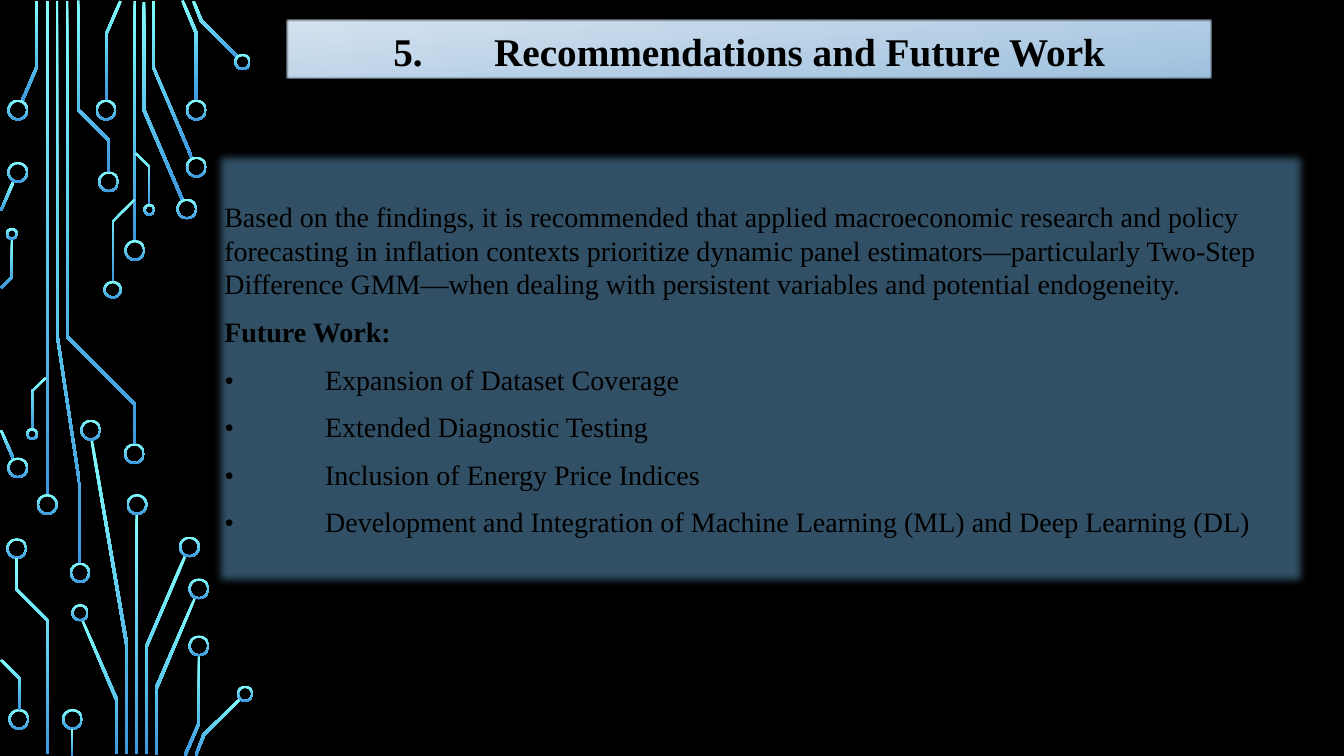
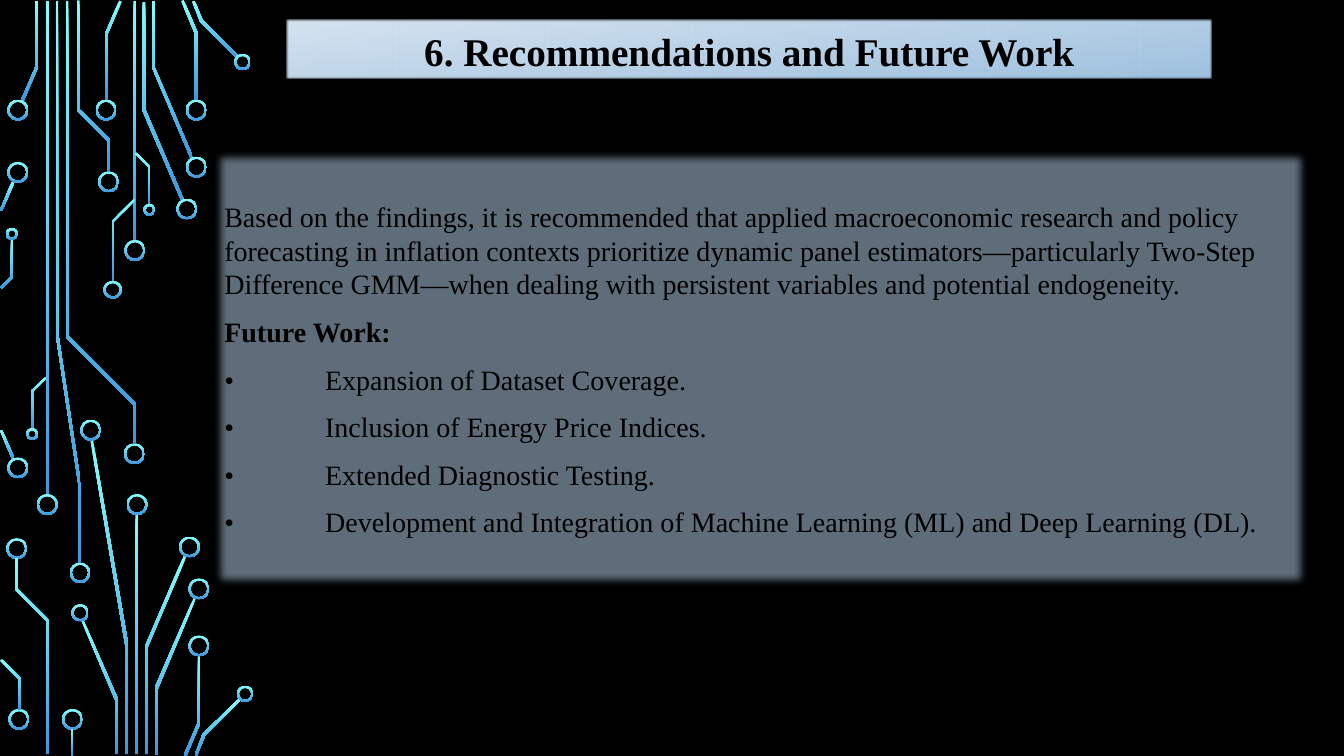
Before and after one commit to MohamedataS/Inflation-Forecasting-PanelModels, a slide deck: slide 23 of 07-Report/Presentation.pptx. Drawn at 1344x756 pixels with LibreOffice and Linux fonts; fonts in the diff are those of the drawing; background and template pictures are left out. Boxes give left, top, right and bottom in pixels: in the first picture for what was removed or moved away, otherwise in the second. Text is boxed around its words. In the diff, an @@ line names an element or a change of style, - is before the commit and + after.

```diff
--- a/07-Report/Presentation.pptx
+++ b/07-Report/Presentation.pptx
@@ title at [424, 38, 1074, 67]: text changed @@
-5. Recommendations and Future Work
+6. Recommendations and Future Work
@@ subtitle "Based on the findings, it ..." at [214, 151, 1307, 587]: fill #63A0CC at 50% opacity to #BEDCF4 at 50% opacity @@
@@ subtitle at [325, 370, 1256, 538]: text changed @@
-• Expansion of Dataset Coverage
-• Extended Diagnostic Testing
-• Inclusion of Energy Price Indices
-• Development and Integration of Machine Learning (ML) and Deep Learning (DL)
+• Expansion of Dataset Coverage.
+• Inclusion of Energy Price Indices.
+• Extended Diagnostic Testing.
+• Development and Integration of Machine Learning (ML) and Deep Learning (DL).
```
Also in this commit, not shown: 3 other slides changed, 4 other files.
